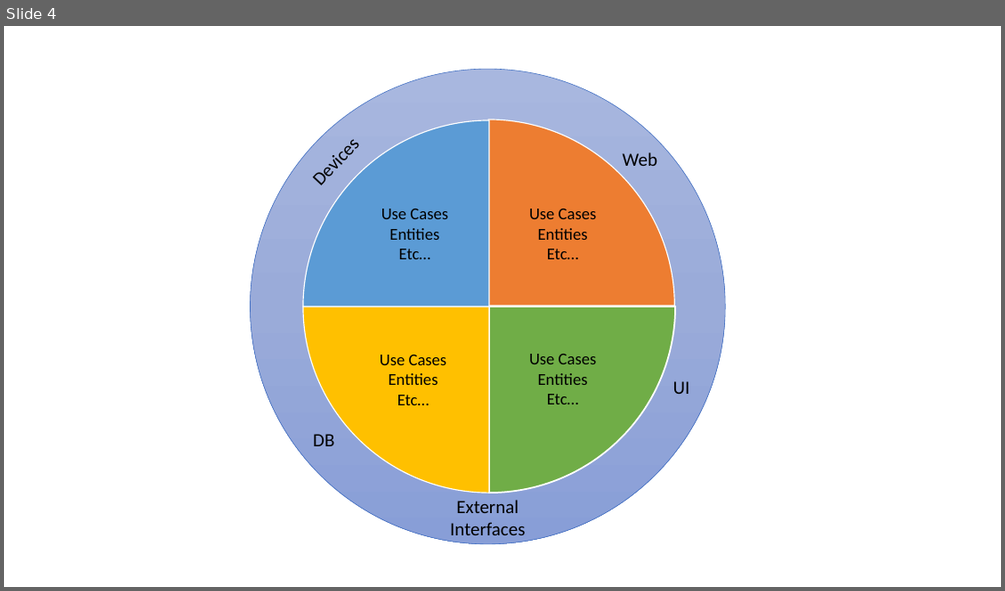
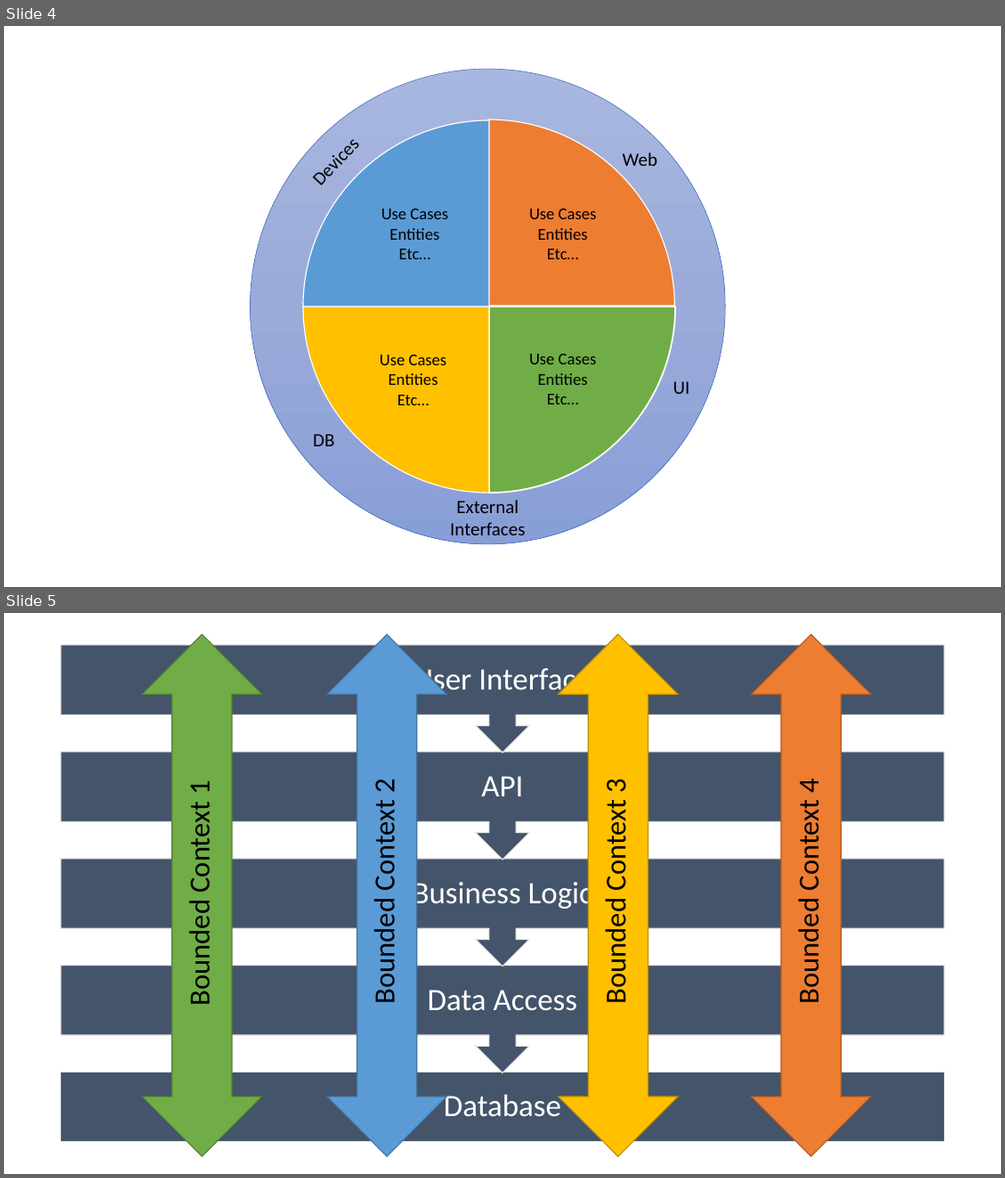
Before and after one commit to linus123/linus123.github.io, a slide deck: src/SingleResponsibilityPrinciple/images.pptx. Shown one above the other, each under a label of ours: slide 4 before the commit, slides 4 and 5 after it. The pictures are 1005x591 and 1005x1178 pixels, drawn with LibreOffice and Linux fonts; fonts in the diff are those of the drawing. Boxes give left, top, right and bottom in pixels: in the first picture for what was removed or moved away, otherwise in the second. Text is boxed around its words. In the diff, an @@ line names an element or a change of style, - is before the commit and + after.

```diff
--- a/src/SingleResponsibilityPrinciple/images.pptx
+++ b/src/SingleResponsibilityPrinciple/images.pptx
@@ slide 5 added at (4, 613, 1001, 1174), background #FFFFFF @@
@@ up down arrow added at (142, 634, 262, 1157), fill #70AD47, outline #538035 1 pt @@
@@ up down arrow added at (327, 634, 446, 1157), fill #5B9BD5, outline #43739E 1 pt @@
@@ up down arrow added at (558, 634, 678, 1157), fill #FFC000, outline #BD8E00 1 pt @@
@@ up down arrow added at (751, 634, 871, 1157), fill #ED7D31, outline #AF5C24 1 pt @@
@@ group added at (61, 645, 944, 1142): 5 texts, 4 up arrow callouts, 1 rectangle @@
+Database
+Data Access
+Business Logic
+API
+User Interface
@@ text added at (182, 781, 218, 1003), 28 pt, text #000000 @@
+Bounded Context 1
@@ text added at (367, 779, 403, 1001), 28 pt, text #000000 @@
+Bounded Context 2
@@ text added at (598, 779, 633, 1001), 28 pt, text #000000 @@
+Bounded Context 3
@@ text added at (791, 779, 826, 1001), 28 pt, text #000000 @@
+Bounded Context 4
```
Also in this commit, not shown: 1 slide changed, 1 other slide added, 6 other files.
